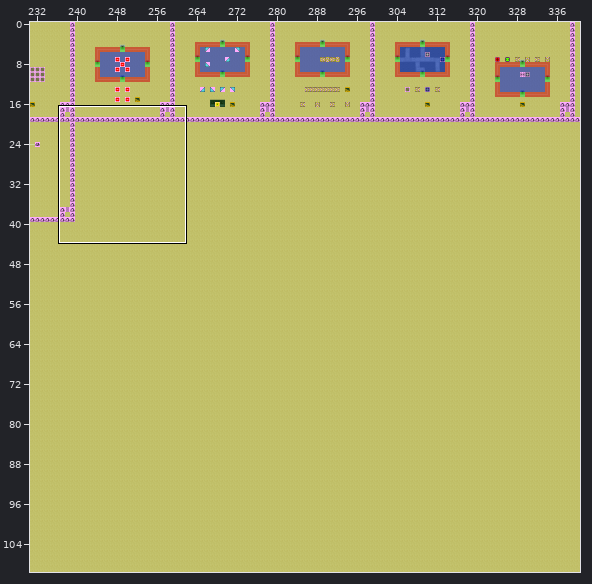
An edit to a level. Tiled map, assets/maps/map_alternative.tmx. Above, an overview of the earlier version with the close-up marked.
Close-up. As it was:
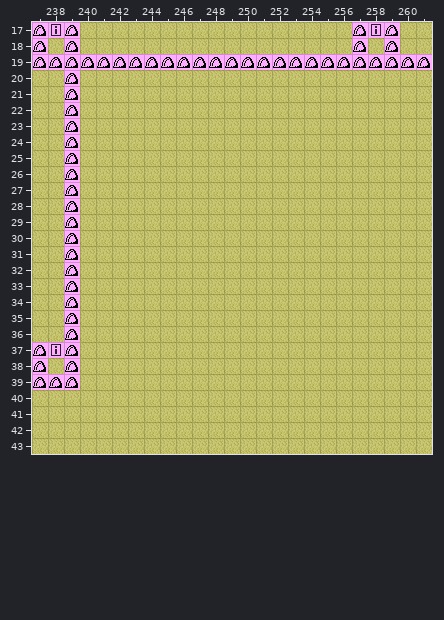
Cells are 16x16 px. Shown: x 237..261, y 17..43.
The same view after the edit:
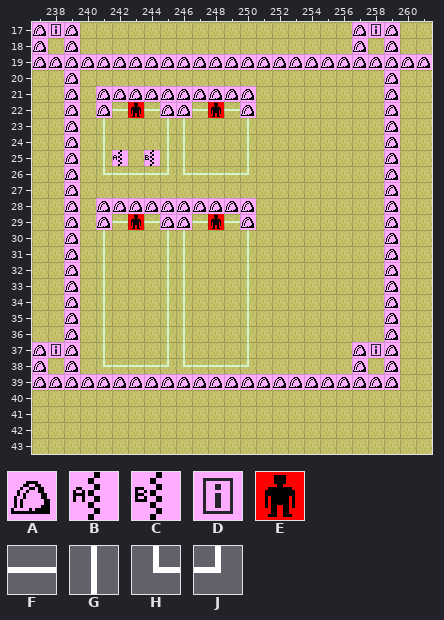
Key: from "meta.dynamicpieces": A 9, B 109, C 111, D 252; from "meta.npcs": E 0; from "tiles": F 866, G 867, H 877, J 878.
_ is an empty cell.
The edit:
Layer "Background_objects_manual":
The author put tile F in row 22 at x 242, 244, 247 and 249; in row 26 at x 242 to 244 and 247 to 249; in row 29 at x 242, 244, 247 and 249; in row 38 at x 242 to 244 and 247 to 249.
The author put tile G in rows 23 to 25 at x 241, 245 to 246 and 250; in rows 30 to 37 at x 241, 245 to 246 and 250.
The author put tile H in row 26 at x 241 and 246; in row 38 at x 241 and 246.
The author put tile J in row 26 at x 245 and 250; in row 38 at x 245 and 250.
Layer "Meta_npc":
The author put tile E in row 22 at x 243 and 248; in row 29 at x 243 and 248.
Layer "Meta_dynamic_pieces":
The author put tile A in row 20 at x 259; in row 21 at x 241 to 250 and 259; in row 22 at x 241, 245 to 246, 250 and 259; in rows 23 to 27 at x 259; in row 28 at x 241 to 250 and 259; in row 29 at x 241, 245 to 246, 250 and 259.
The author put tile A in rows 30 to 36 at x 259; in rows 37 to 38 at x 257 and 259; in row 39 at x 240 to 259.
The author put tile B in row 25 at x 242.
The author put tile C in row 25 at x 244.
The author put tile D in row 37 at x 258.
Pixel boxes of the changes (left, top, right, bottom) in both close-ups:
added: (80, 70, 400, 390)
